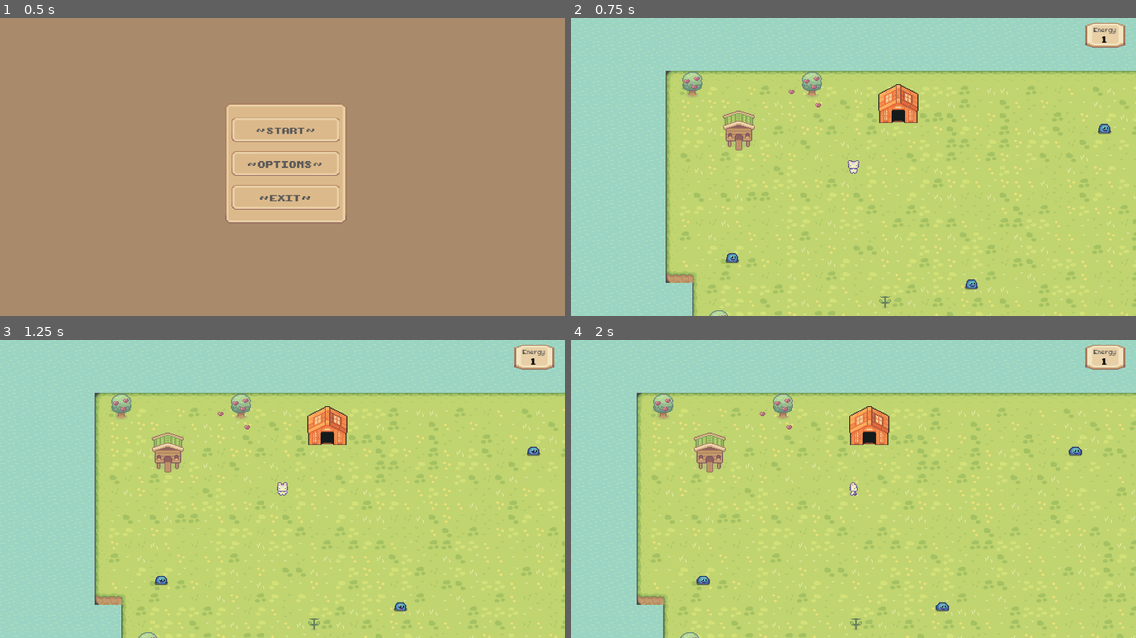
Above: before the commit, frames 1-4 (two rows, left to right).
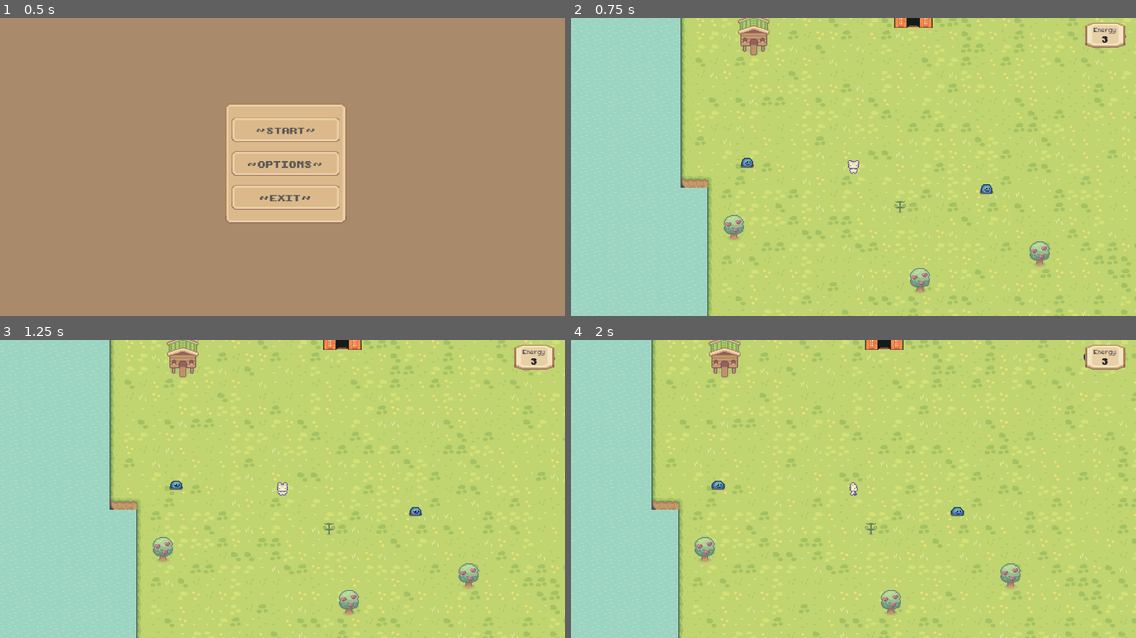
Above: after the commit, the same moments.

Repository: imlana21/top-down-game2
Game: Godot game, scene res://scene/menu/main/main.tscn
The game is run twice, just before and just after one commit, with the same random seed, the same clock (stepped at 60 frames per second) and the same inputs.
Inputs (mouse positions are in pixels of both pictures, inside the frame that each line leads up to):
- Up to frame 1 (0.5 s): no input
- Up to frame 2 (0.75 s): click "~ START ~" at 0.5 s
- Up to frame 3 (1.25 s): no input
- Up to frame 4 (2 s): tap Enter at 1.25 s; move the mouse to (977, 474) at 1.27 s; hold D (walk_right) from 1.28 s (still down); click (977, 474) at 1.35 s

Frame 1 is identical in both runs. In frame 2, 28% of the frame differs, in the area x 16-100%, y 0-100%; in frame 3, 28%; in frame 4, 30%, in the area x 11-100%, y 0-100%.

Commit message:
add speed button into battle scene

Diff:
--- a/scene/combat/battle_combat.gd
+++ b/scene/combat/battle_combat.gd
@@ -44,38 +44,40 @@
 	bar.min_value = 0
 
 func generate_turn():
-	# localization array
 	var character_list = characters
 	characters.sort_custom(_compare_intiative_attack)
 	while(repeat_turn):
 		for character in character_list:
 			if CombatDetail.is_attacking == false: return
 			take_damage(character)
-			await get_tree().create_timer(2).timeout
-			if character.CHAR_DETAIL["atk_speed"] >= 2 * character_list[1 - character_list.find(character)].CHAR_DETAIL["atk_speed"]:
+			await get_tree().create_timer(CombatDetail.get_battle_speed(2.0)).timeout
+			if character.CHAR_DETAIL["atk_speed"] >= 2 * character_list[1 - character_list.find(character)].CHAR_DETAIL["atk_speed"] and CombatDetail.is_attacking:
 				take_damage(character)
-				await get_tree().create_timer(2).timeout
+				await get_tree().create_timer(CombatDetail.get_battle_speed(2.0)).timeout
+
+			if !CombatDetail.is_attacking:
+				battle_finished()
+
 
 func lose_action(marker, character, message):
-	marker.remove_child(character)
 	await get_tree().create_timer(2).timeout
 	$Label.text = message
 	repeat_turn = false
 	CombatDetail.is_attacking = false
-	battle_finished()
+	marker.remove_child(character)
 
 func battle_finished():
-	#Move world
+	#Move to world
 	var next_path = 'res://scene/rooms/world.tscn'
 	var current_scene = self
+	change_combat.emit(next_path, current_scene)
+
 	CombatDetail.player_energy -= 1
 	if CombatDetail.is_enemy_boss:
 		CombatDetail.player_energy += 3
 		CombatDetail.enemy_detail = {}
 		CombatDetail.is_enemy_boss = false
 		CombatDetail.is_boss_killed = true
-
-	change_combat.emit(next_path, current_scene)
 
 func take_damage(character):
 	$Label.text = character.name + " Turn"
--- a/scene/combat/battle_combat.tscn
+++ b/scene/combat/battle_combat.tscn
@@ -6,6 +6,7 @@
 [ext_resource type="Theme" uid="uid://bnxyqifnolrd1" path="res://scene/combat/combat.tres" id="3_yrmua"]
 [ext_resource type="Texture2D" uid="uid://j467h7hl8avw" path="res://assets/Tilesets/Tilled Dirt.png" id="4_ajfc4"]
 [ext_resource type="Texture2D" uid="uid://83ge2gkdbl8l" path="res://assets/Tilesets/Water.png" id="5_t1jrw"]
+[ext_resource type="PackedScene" uid="uid://b2n66cjkm161f" path="res://scene/combat/battle_speed_btn/battle_speed_btn.tscn" id="7_sa6g5"]
 
 [sub_resource type="TileSetAtlasSource" id="TileSetAtlasSource_q2nbe"]
 texture = ExtResource("2_gemu2")
@@ -554,8 +555,10 @@
 tile_set = SubResource("TileSet_m2j7c")
 format = 2
 layer_0/name = "background"
+layer_0/navigation_enabled = false
 layer_0/tile_data = PackedInt32Array(65535, 196611, 0, 131071, 65539, 0, 196607, 131075, 0, 262143, 196611, 0, 327679,  …(24388 unchanged characters)…
 layer_1/name = "jalan"
+layer_1/navigation_enabled = false
 layer_1/tile_data = PackedInt32Array(1114111, 2, 2, 1048576, 131074, 2, 1048577, 131074, 2, 1048578, 131074, 2, 1048579 …(29002 unchanged characters)…
 
 [node name="Character" type="Node2D" parent="."]
@@ -620,3 +623,12 @@
 offset_right = 762.0
 offset_bottom = 67.0
 theme = ExtResource("3_yrmua")
+
+[node name="CanvasLayer" type="CanvasLayer" parent="."]
+layer = 3
+
+[node name="BattleSpeedBtn" parent="CanvasLayer" instance=ExtResource("7_sa6g5")]
+offset_left = 1212.0
+offset_top = -8.0
+offset_right = 1212.0
+offset_bottom = -8.0
--- /dev/null
+++ b/scene/combat/battle_speed_btn/battle_speed_btn.gd
@@ -0,0 +1,22 @@
+extends Control
+
+func _ready():
+	set_pressed_btn()
+
+func _on_speed_1_pressed():
+	CombatDetail.battle_speed = 1.0
+
+func _on_speed_1_5_pressed():
+	CombatDetail.battle_speed = 2.0
+
+func _on_speed_2_pressed():
+	CombatDetail.battle_speed = 3.0
+
+func set_pressed_btn():
+	match CombatDetail.battle_speed:
+		1.0:
+			$ButtonSpeedContainer/Speed1.grab_focus()
+		2.0:
+			$ButtonSpeedContainer/Speed1_5.grab_focus()
+		3.0:
+			$ButtonSpeedContainer/Speed2.grab_focus()
--- /dev/null
+++ b/scene/combat/battle_speed_btn/battle_speed_btn.tscn
@@ -0,0 +1,37 @@
+[gd_scene load_steps=3 format=3 uid="uid://b2n66cjkm161f"]
+
+[ext_resource type="Script" path="res://scene/combat/battle_speed_btn/battle_speed_btn.gd" id="1_76bu3"]
+[ext_resource type="Theme" uid="uid://bnxyqifnolrd1" path="res://scene/combat/combat.tres" id="2_n2td0"]
+
+[node name="BattleSpeedBtn" type="Control"]
+layout_mode = 3
+anchors_preset = 0
+script = ExtResource("1_76bu3")
+
+[node name="ButtonSpeedContainer" type="HBoxContainer" parent="."]
+offset_left = -64.0
+offset_top = 20.0
+offset_right = 121.0
+offset_bottom = 60.0
+theme = ExtResource("2_n2td0")
+alignment = 1
+
+[node name="Speed1" type="Button" parent="ButtonSpeedContainer"]
+layout_mode = 2
+mouse_default_cursor_shape = 2
+theme = ExtResource("2_n2td0")
+text = "1X"
+
+[node name="Speed1_5" type="Button" parent="ButtonSpeedContainer"]
+layout_mode = 2
+mouse_default_cursor_shape = 2
+text = "1.5X"
+
+[node name="Speed2" type="Button" parent="ButtonSpeedContainer"]
+layout_mode = 2
+mouse_default_cursor_shape = 2
+text = "2X"
+
+[connection signal="pressed" from="ButtonSpeedContainer/Speed1" to="." method="_on_speed_1_pressed"]
+[connection signal="pressed" from="ButtonSpeedContainer/Speed1_5" to="." method="_on_speed_1_5_pressed"]
+[connection signal="pressed" from="ButtonSpeedContainer/Speed2" to="." method="_on_speed_2_pressed"]
--- a/scene/combat/combat.tres
+++ b/scene/combat/combat.tres
@@ -1,10 +1,79 @@
-[gd_resource type="Theme" load_steps=3 format=3 uid="uid://bnxyqifnolrd1"]
+[gd_resource type="Theme" load_steps=9 format=3 uid="uid://bnxyqifnolrd1"]
 
 [ext_resource type="FontFile" uid="uid://b2faembn2nemy" path="res://assets/UI/Font/NormalFont.ttf" id="1_lqss3"]
+[ext_resource type="Texture2D" uid="uid://dkn0yi4k2ipte" path="res://assets/UI/Sheet/buttons/Square Buttons 26x26.png" id="2_rbwvd"]
+
+[sub_resource type="StyleBoxFlat" id="StyleBoxFlat_tttmt"]
+content_margin_left = 4.0
+content_margin_top = 4.0
+content_margin_right = 4.0
+content_margin_bottom = 4.0
+bg_color = Color(0.1, 0.1, 0.1, 0.3)
+corner_radius_top_left = 3
+corner_radius_top_right = 3
+corner_radius_bottom_right = 3
+corner_radius_bottom_left = 3
+corner_detail = 5
+
+[sub_resource type="StyleBoxTexture" id="StyleBoxTexture_gsqy7"]
+texture = ExtResource("2_rbwvd")
+texture_margin_left = 9.0
+texture_margin_top = 3.0
+texture_margin_right = 9.0
+texture_margin_bottom = 6.0
+region_rect = Rect2(59, 11, 26, 26)
+
+[sub_resource type="StyleBoxTexture" id="StyleBoxTexture_81heb"]
+texture = ExtResource("2_rbwvd")
+texture_margin_left = 9.0
+texture_margin_top = 3.0
+texture_margin_right = 9.0
+texture_margin_bottom = 6.0
+region_rect = Rect2(11, 107, 26, 28)
+
+[sub_resource type="StyleBoxTexture" id="StyleBoxTexture_tct8s"]
+texture = ExtResource("2_rbwvd")
+texture_margin_left = 9.0
+texture_margin_top = 3.0
+texture_margin_right = 9.0
+texture_margin_bottom = 6.0
+region_rect = Rect2(11, 107, 26, 28)
+
+[sub_resource type="StyleBoxTexture" id="StyleBoxTexture_2x48m"]
+texture = ExtResource("2_rbwvd")
+texture_margin_left = 9.0
+texture_margin_top = 3.0
+texture_margin_right = 9.0
+texture_margin_bottom = 6.0
+region_rect = Rect2(11, 107, 26, 28)
 
 [sub_resource type="StyleBoxEmpty" id="StyleBoxEmpty_ubk3y"]
 
 [resource]
+Button/colors/font_color = Color(0, 0, 0, 1)
+Button/colors/font_disabled_color = Color(0.875, 0.875, 0.875, 0.5)
+Button/colors/font_focus_color = Color(0, 0, 0, 1)
+Button/colors/font_hover_color = Color(0, 0, 0, 1)
+Button/colors/font_hover_pressed_color = Color(0, 0, 0, 1)
+Button/colors/font_outline_color = Color(1, 1, 1, 1)
+Button/colors/font_pressed_color = Color(0, 0, 0, 1)
+Button/colors/icon_disabled_color = Color(1, 1, 1, 0.4)
+Button/colors/icon_focus_color = Color(0, 0, 0, 1)
+Button/colors/icon_hover_color = Color(0, 0, 0, 1)
+Button/colors/icon_hover_pressed_color = Color(0, 0, 0, 1)
+Button/colors/icon_normal_color = Color(1, 1, 1, 1)
+Button/colors/icon_pressed_color = Color(1, 1, 1, 1)
+Button/constants/h_separation = 4
+Button/constants/icon_max_width = 0
+Button/constants/outline_size = 0
+Button/font_sizes/font_size = 20
+Button/fonts/font = ExtResource("1_lqss3")
+Button/styles/disabled = SubResource("StyleBoxFlat_tttmt")
+Button/styles/focus = SubResource("StyleBoxTexture_gsqy7")
+Button/styles/hover = SubResource("StyleBoxTexture_81heb")
+Button/styles/normal = SubResource("StyleBoxTexture_tct8s")
+Button/styles/pressed = SubResource("StyleBoxTexture_2x48m")
+HBoxContainer/constants/separation = 14
 Label/colors/font_color = Color(0.133333, 0.133333, 0.133333, 1)
 Label/colors/font_outline_color = Color(1, 1, 1, 1)
 Label/colors/font_shadow_color = Color(0, 0, 0, 0)
--- a/scene/combat/combat_detail.gd
+++ b/scene/combat/combat_detail.gd
@@ -1,6 +1,4 @@
 extends Node
-
-@export var player_energy = 1
 
 var player_detail: set = set_player_detail
 var is_attacking: bool = false
@@ -8,6 +6,8 @@
 var is_enemy_boss:bool = false
 var enemy_detail: Dictionary
 var is_boss_killed:bool = false
+var battle_speed: float = 1.0
+var player_energy: int = 3
 
 func set_player_detail(val):
 	player_detail = val
@@ -17,3 +17,6 @@
 
 func set_last_position(val):
 	last_position = val
+
+func get_battle_speed(normal_speed: float):
+	return normal_speed / CombatDetail.battle_speed
--- a/scene/enemies/slime/slime.gd
+++ b/scene/enemies/slime/slime.gd
@@ -3,8 +3,8 @@
 var CHAR_DETAIL = {
 	"enemy_name": "slime",
 	"atk_speed": 0.3,
-	"max_hp": 6,
-	"curr_hp": 6,
+	"max_hp": 15,
+	"curr_hp": 15,
 	"luk": 0.5,
 	"def": 1,
 	"str": 1
--- a/scene/menu/pause/pause.gd
+++ b/scene/menu/pause/pause.gd
@@ -13,6 +13,10 @@
 	StrengthLabel.text = str(Autoload.player.CHAR_DETAIL["str"])
 	LuckLabel.text = str(Autoload.player.CHAR_DETAIL["luk"])
 
+func _input(event):
+	if Input.is_action_just_released("pause"):
+		$BattleSpeedBtn.set_pressed_btn()
+
 func _on_exit_btn_pressed():
 	get_tree().quit()
 
--- a/scene/menu/pause/pause.tscn
+++ b/scene/menu/pause/pause.tscn
@@ -1,8 +1,9 @@
-[gd_scene load_steps=5 format=3 uid="uid://dxlnecjp8nhas"]
+[gd_scene load_steps=6 format=3 uid="uid://dxlnecjp8nhas"]
 
 [ext_resource type="Texture2D" uid="uid://bwc0ccjenmbql" path="res://assets/UI/Sheet/Setting menu.png" id="1_d8b5j"]
 [ext_resource type="Script" path="res://scene/menu/pause/pause.gd" id="1_gvii7"]
 [ext_resource type="Theme" uid="uid://d1nkmrepinfb0" path="res://scene/menu/menu.tres" id="2_hr0kl"]
+[ext_resource type="PackedScene" uid="uid://b2n66cjkm161f" path="res://scene/combat/battle_speed_btn/battle_speed_btn.tscn" id="4_b3ty6"]
 
 [sub_resource type="AtlasTexture" id="AtlasTexture_todjq"]
 atlas = ExtResource("1_d8b5j")
@@ -163,5 +164,21 @@
 theme = ExtResource("2_hr0kl")
 text = "0"
 
+[node name="Label" type="Label" parent="."]
+layout_mode = 0
+offset_left = -79.0
+offset_top = 188.0
+offset_right = 64.0
+offset_bottom = 216.0
+theme = ExtResource("2_hr0kl")
+theme_override_colors/font_color = Color(1, 1, 1, 1)
+text = "Battle Speed"
+
+[node name="BattleSpeedBtn" parent="." instance=ExtResource("4_b3ty6")]
+offset_left = -35.0
+offset_top = 204.0
+offset_right = -35.0
+offset_bottom = 204.0
+
 [connection signal="pressed" from="ButtonAreana/MarginContainer/VBoxContainer/StartBtn" to="." method="_on_start_btn_pressed"]
 [connection signal="pressed" from="ButtonAreana/MarginContainer/VBoxContainer/ExitBtn" to="." method="_on_exit_btn_pressed"]
--- a/scene/player/player_sprite.gd
+++ b/scene/player/player_sprite.gd
@@ -38,7 +38,7 @@
 
 func play_animation():
 	if CombatDetail.is_attacking:
-		play(sprite_action + "_" + "right", animation_speed)
+		play(sprite_action + "_" + "right", CombatDetail.battle_speed)
 	else:
 		play(sprite_action + "_" + sprite_direction, animation_speed)
 
--- a/scene/rooms/world.tscn
+++ b/scene/rooms/world.tscn
@@ -2799,7 +2799,7 @@
 layer_2/tile_data = PackedInt32Array(2031614, 65538, 0, 2359294, 65538, 2, 2293766, 196610, 2, 1966086, 2, 1, 2228230,  …(3301 unchanged characters)…
 
 [node name="Screen" parent="." instance=ExtResource("12_x1sqv")]
-position = Vector2(210, 148)
+position = Vector2(192, 263)
 
 [node name="DoorArea" type="Area2D" parent="."]
 collision_mask = 3
Not shown: 1 places in scene/combat/battle_combat.tscn that only renumber resources
Empty file added: scene/combat/button_speed.gd
